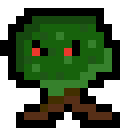
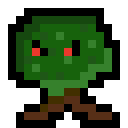
Comparing the layer stacks of the two 128px x 128px images. Changes:
painted on "Layer 1" over [0, 40, 8, 56]
